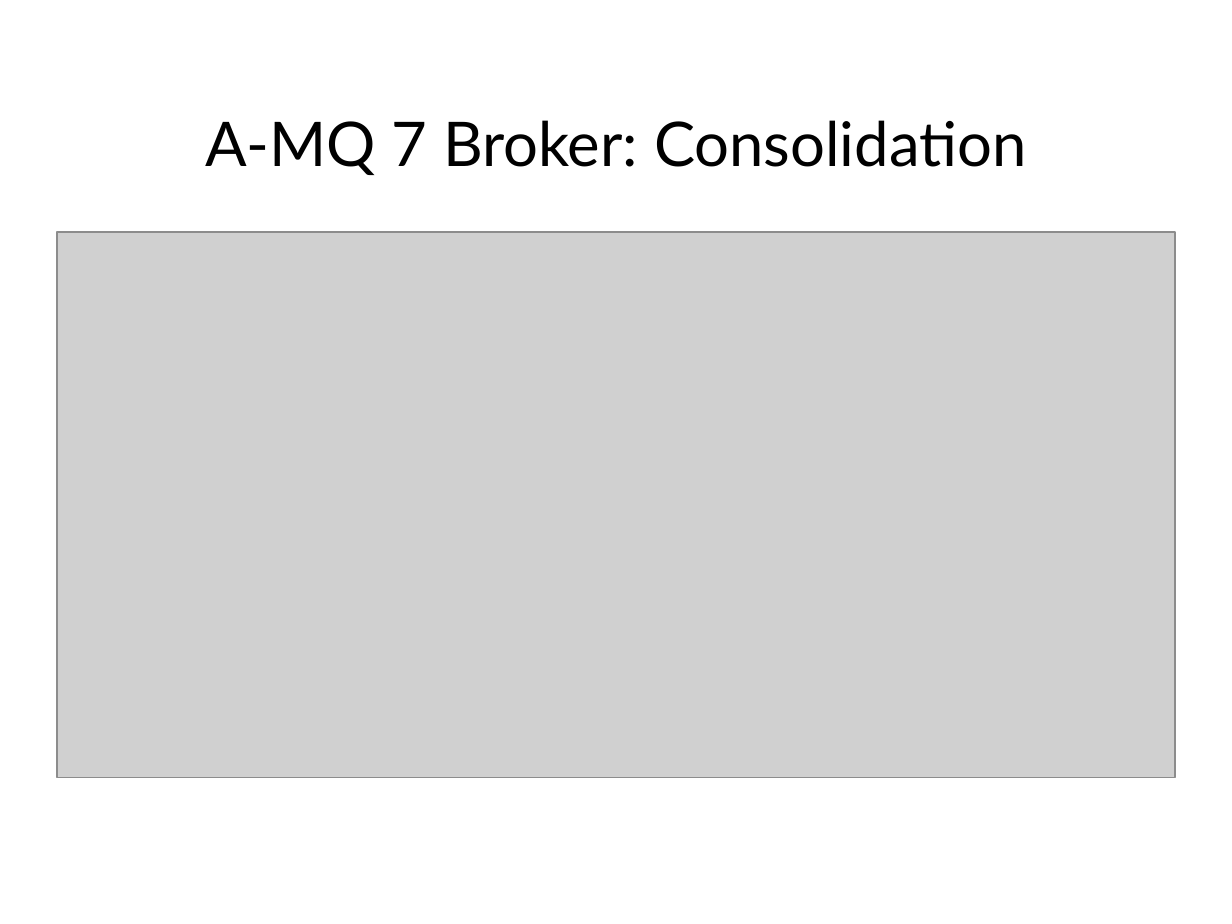
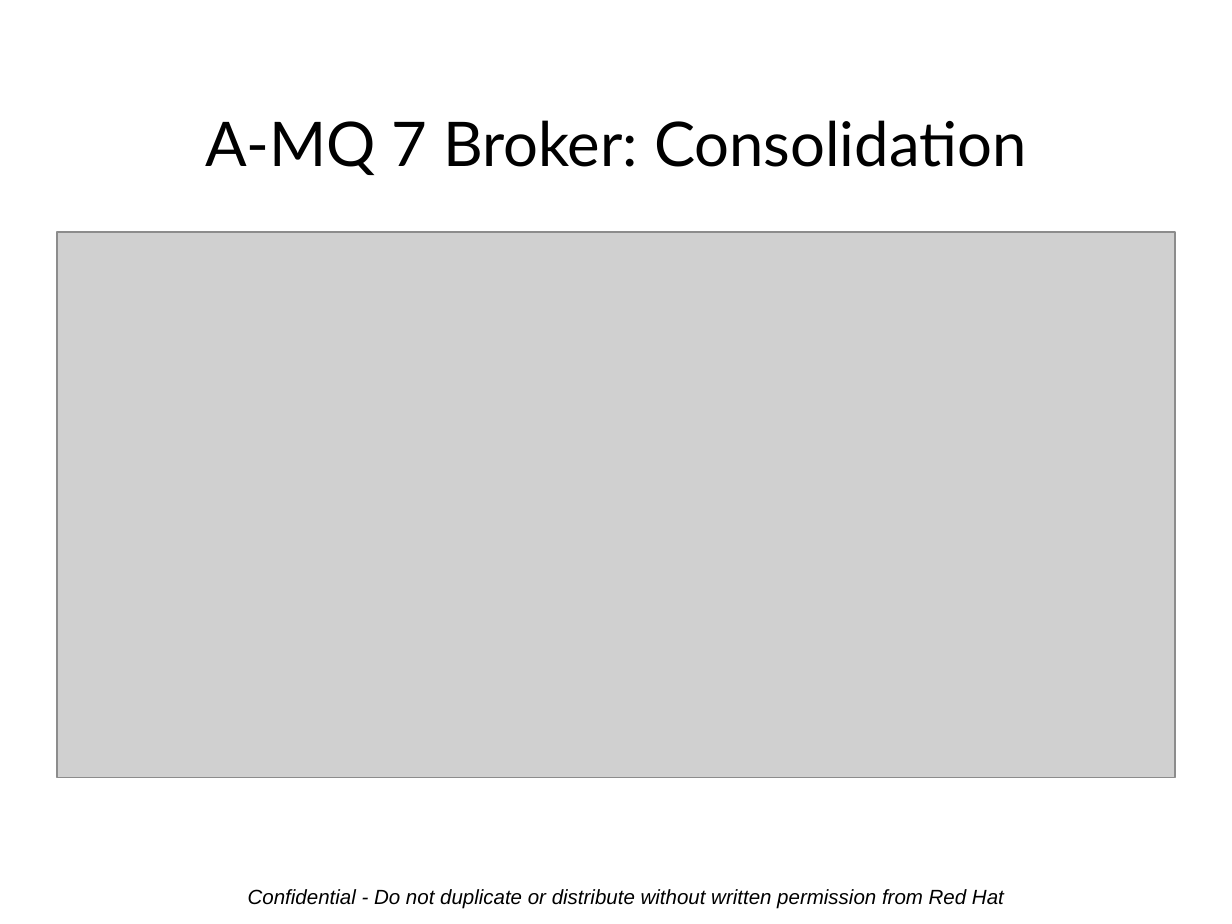
Before and after one commit to RedHatWorkshops/amqv7-workshop, a slide deck: slide 12 of slides/AMQ-Deepdive-Slides.pptx. Drawn at 1232x924 pixels with LibreOffice and Linux fonts; fonts in the diff are those of the drawing; grey boxes stand for pictures. Boxes give left, top, right and bottom in pixels: in the first picture for what was removed or moved away, otherwise in the second. Text is boxed around its words. In the diff, an @@ line names an element or a change of style, - is before the commit and + after.

```diff
--- a/slides/AMQ-Deepdive-Slides.pptx
+++ b/slides/AMQ-Deepdive-Slides.pptx
@@ text added at (x1=248, y1=889, x2=1004, y2=909), 12 pt, text #000000, italic @@
+Confidential - Do not duplicate or distribute without written permission from Red Hat
```
Also in this commit, not shown: 20 other slides changed, 1 slide added, 1 slide removed.
